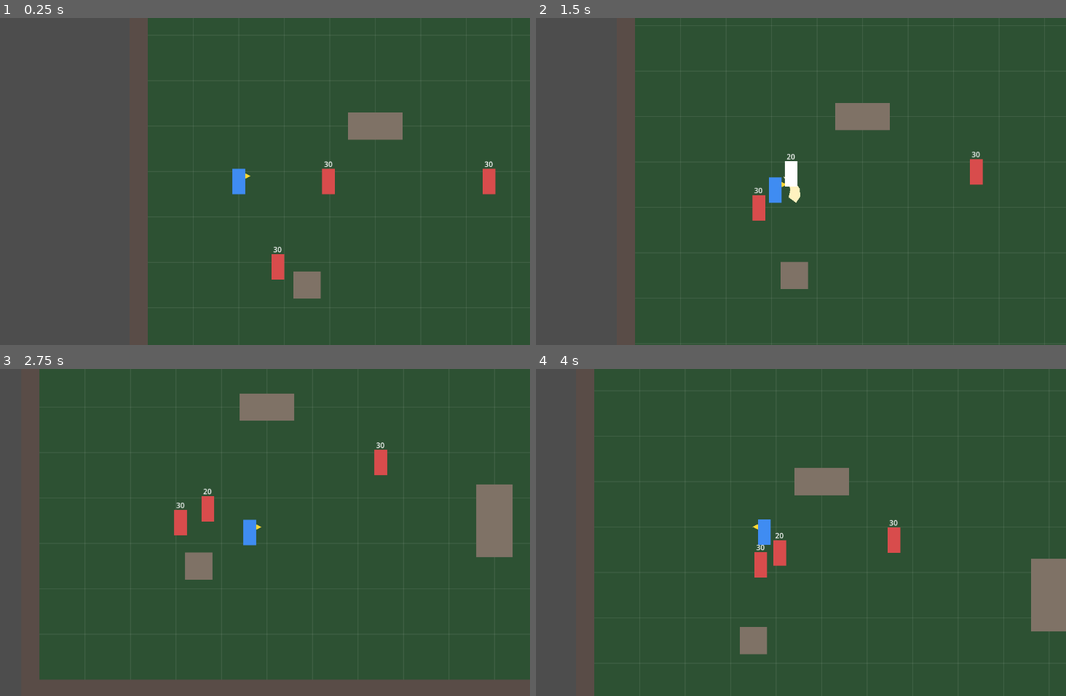
Above: before the commit, frames 1-4 (two rows, left to right).
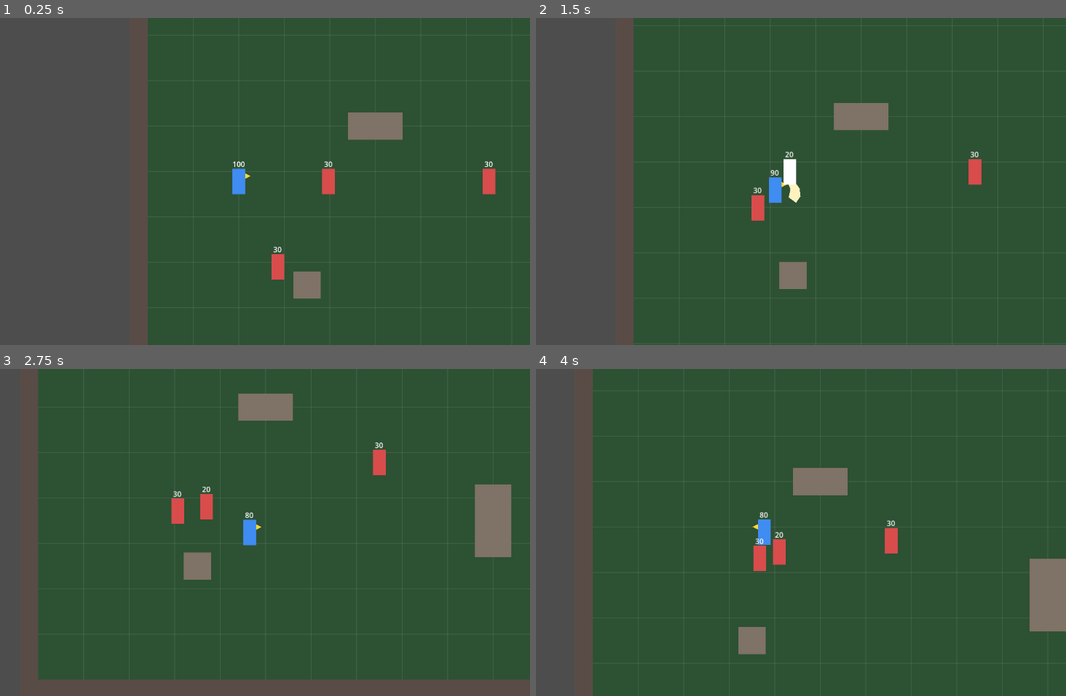
Above: after the commit, the same moments.

Repository: knc219-a11y/second-game
Game: Godot game, scene res://scenes/test_map.tscn
The game is run twice, just before and just after one commit, with the same random seed, the same clock (stepped at 60 frames per second) and the same inputs.
Inputs:
- Up to frame 1 (0.25 s): no input
- Up to frame 2 (1.5 s): hold D (move_right) 0.53-1.28 s; tap Space (attack) at 0.6, 1.35 s; hold S (move_down) from 1.28 s (still down)
- Up to frame 3 (2.75 s): release S (move_down) at 2.03 s; hold D (move_right) from 2.03 s (still down); tap Space (attack) at 2.1 s
- Up to frame 4 (4 s): release D (move_right) at 2.78 s; hold W (move_up) 2.78-3.53 s; tap Space (attack) at 2.85, 3.6 s; hold A (move_left) from 3.53 s (still down)

The runs differ from the first frame. In frame 1, less than 0.1% of the frame differs, in the area x 43-47%, y 43-46%; in frame 2, 0.6%; in frame 3, 0.9%, in the area x 7-97%, y 0-95%; in frame 4, 0.8%.

Commit message:
Enemy melee attack, Player HP, hurt flash and death
Enemy attacks (startup 0.3 / active 0.1 / recovery 0.2, cooldown 1.0s,
10 dmg) when on the Player's combat line within attack_range; stands
still while attacking; knockback cancels the swing. Player gets a
Hurtbox (layer 3 player_hurtbox), 100 HP, take_damage(amount), a short
color flash and a minimal death (input stopped, greyed out).

Co-Authored-By: Claude Opus 5.5 (1M context) <noreply@anthropic.com>
Claude-Session: https://claude.ai/code/session_018KqE66Quf3ncZRAGoVGk9L

Diff:
--- a/project.godot
+++ b/project.godot
@@ -17,6 +17,7 @@
 
 2d_physics/layer_1="world"
 2d_physics/layer_2="enemy_hurtbox"
+2d_physics/layer_3="player_hurtbox"
 
 [input]
 
--- a/scenes/enemy.tscn
+++ b/scenes/enemy.tscn
@@ -7,6 +7,9 @@
 
 [sub_resource type="RectangleShape2D" id="RectangleShape2D_hurt"]
 size = Vector2(28, 56)
+
+[sub_resource type="RectangleShape2D" id="RectangleShape2D_attack"]
+size = Vector2(40, 40)
 
 [node name="Enemy" type="CharacterBody2D"]
 motion_mode = 1
@@ -36,3 +39,20 @@
 offset_bottom = -58.0
 horizontal_alignment = 1
 text = "30"
+
+[node name="AttackPivot" type="Node2D" parent="."]
+visible = false
+
+[node name="AttackArc" type="Polygon2D" parent="AttackPivot"]
+color = Color(1, 0.55, 0.35, 1)
+polygon = PackedVector2Array(16, -48, 36, -42, 52, -28, 36, -14, 16, -8, 26, -28)
+
+[node name="Hitbox" type="Area2D" parent="AttackPivot"]
+collision_layer = 0
+collision_mask = 4
+monitoring = false
+monitorable = false
+
+[node name="CollisionShape2D" type="CollisionShape2D" parent="AttackPivot/Hitbox"]
+position = Vector2(34, -28)
+shape = SubResource("RectangleShape2D_attack")
--- a/scenes/player.tscn
+++ b/scenes/player.tscn
@@ -7,6 +7,9 @@
 
 [sub_resource type="RectangleShape2D" id="RectangleShape2D_hitbox"]
 size = Vector2(38, 58)
+
+[sub_resource type="RectangleShape2D" id="RectangleShape2D_hurt"]
+size = Vector2(28, 56)
 
 [node name="Player" type="CharacterBody2D" groups=["player"]]
 motion_mode = 1
@@ -43,6 +46,23 @@
 position = Vector2(37, -29)
 shape = SubResource("RectangleShape2D_hitbox")
 
+[node name="Hurtbox" type="Area2D" parent="."]
+collision_layer = 4
+collision_mask = 0
+monitoring = false
+
+[node name="CollisionShape2D" type="CollisionShape2D" parent="Hurtbox"]
+position = Vector2(0, -28)
+shape = SubResource("RectangleShape2D_hurt")
+
+[node name="HpLabel" type="Label" parent="."]
+offset_left = -24.0
+offset_top = -78.0
+offset_right = 24.0
+offset_bottom = -58.0
+horizontal_alignment = 1
+text = "100"
+
 [node name="Camera2D" type="Camera2D" parent="."]
 position = Vector2(0, -28)
 position_smoothing_enabled = true
--- a/scripts/enemy.gd
+++ b/scripts/enemy.gd
@@ -18,6 +18,19 @@
 @export var knockback_duration: float = 0.1
 @export var flash_duration: float = 0.08
 @export var flash_color: Color = Color(1, 1, 1, 1)
+# Melee attack: starts when standing at the combat spot beside the Player.
+# attack_cooldown is measured from one attack start to the next.
+@export var attack_damage: int = 10
+# Max horizontal distance (px) to start an attack, a bit over stop_distance so an
+# enemy jammed just outside its spot (e.g. by another enemy) can still swing.
+# Keep it under the Hitbox reach (~68 px) so a swing started in range can land.
+@export var attack_range: float = 60.0
+@export var attack_cooldown: float = 1.0
+@export var attack_startup: float = 0.3
+@export var attack_active: float = 0.1
+@export var attack_recovery: float = 0.2
+
+enum AttackPhase { NONE, STARTUP, ACTIVE, RECOVERY }
 
 var hp: int
 var knockback_dir: int = 0
@@ -27,8 +40,17 @@
 # Which side of the Player to stand on: 1 = right, -1 = left.
 var side: int = 1
 var player: Node2D
+var attack_phase: AttackPhase = AttackPhase.NONE
+var attack_time: float = 0.0
+var cooldown_left: float = 0.0
+# True once the current attack has damaged the Player (one hit per attack).
+var attack_landed: bool = false
 
 @onready var hp_label: Label = $HpLabel
+# Placeholder attack visual; scale.x is locked toward the Player at attack start.
+@onready var attack_pivot: Node2D = $AttackPivot
+# Monitoring is on only during ACTIVE.
+@onready var hitbox: Area2D = $AttackPivot/Hitbox
 @onready var body: Polygon2D = $Body
 @onready var base_color: Color = body.color
 
@@ -40,12 +62,19 @@
 
 
 func _physics_process(delta: float) -> void:
-	# Knockback takes priority: no chase movement until it ends.
+	if cooldown_left > 0.0:
+		cooldown_left -= delta
+
+	# Priority: knockback > attack > chase.
 	if knockback_time_left > 0.0:
 		var step := minf(delta, knockback_time_left)
 		knockback_time_left -= step
 		# move_and_collide so walls and other bodies stop the slide.
 		move_and_collide(Vector2(knockback_dir * knockback_distance / knockback_duration * step, 0.0))
+	elif attack_phase != AttackPhase.NONE:
+		# Stands still for the whole attack so it never slides mid-swing.
+		velocity = Vector2.ZERO
+		_update_attack(delta)
 	else:
 		_chase(delta)
 
@@ -57,7 +86,7 @@
 
 func _chase(delta: float) -> void:
 	velocity = Vector2.ZERO
-	if not is_instance_valid(player):
+	if not is_instance_valid(player) or _player_is_dead():
 		is_chasing = false
 		return
 
@@ -78,6 +107,10 @@
 	# Stopped only when on the Player's Y line and at a left/right attack distance.
 	# Lower bound (half of stop_distance) keeps it from parking right above/below the Player.
 	var on_line := absf(to_player.y) <= vertical_tolerance
+	var in_attack_range := on_line and absf(dx) <= attack_range and absf(dx) >= stop_distance * 0.5
+	if in_attack_range and cooldown_left <= 0.0:
+		_start_attack()
+		return
 	var at_side := absf(dx) <= stop_distance and absf(dx) >= stop_distance * 0.5
 	if on_line and at_side:
 		return
@@ -88,6 +121,62 @@
 	var speed := minf(move_speed, to_spot.length() / delta)
 	velocity = to_spot.normalized() * speed
 	move_and_slide()
+
+
+func _player_is_dead() -> bool:
+	return player.get("is_dead") == true
+
+
+func _start_attack() -> void:
+	attack_time = 0.0
+	attack_landed = false
+	cooldown_left = attack_cooldown
+	# Left/right only: swing toward the side the Player is on.
+	attack_pivot.scale.x = 1 if player.global_position.x >= global_position.x else -1
+	attack_pivot.visible = true
+	_set_attack_phase(AttackPhase.STARTUP)
+
+
+func _update_attack(delta: float) -> void:
+	attack_time += delta
+	if attack_time < attack_startup:
+		_set_attack_phase(AttackPhase.STARTUP)
+	elif attack_time < attack_startup + attack_active:
+		_set_attack_phase(AttackPhase.ACTIVE)
+		_apply_hit()
+	elif attack_time < attack_startup + attack_active + attack_recovery:
+		_set_attack_phase(AttackPhase.RECOVERY)
+	else:
+		_end_attack()
+
+
+func _end_attack() -> void:
+	attack_pivot.visible = false
+	_set_attack_phase(AttackPhase.NONE)
+
+
+func _set_attack_phase(phase: AttackPhase) -> void:
+	attack_phase = phase
+	hitbox.monitoring = phase == AttackPhase.ACTIVE
+	# Placeholder look per phase: faint wind-up, solid swing, dim recovery.
+	match phase:
+		AttackPhase.STARTUP:
+			attack_pivot.modulate = Color(1, 1, 1, 0.3)
+		AttackPhase.ACTIVE:
+			attack_pivot.modulate = Color(1, 1, 1, 1)
+		AttackPhase.RECOVERY:
+			attack_pivot.modulate = Color(0.6, 0.6, 0.6, 0.45)
+
+
+func _apply_hit() -> void:
+	if attack_landed:
+		return
+	for area in hitbox.get_overlapping_areas():
+		var target := area.get_parent()
+		if target.has_method("take_damage"):
+			target.take_damage(attack_damage)
+			attack_landed = true
+			return
 
 
 # direction: 1 = right, -1 = left, 0 = no knockback.
@@ -103,5 +192,8 @@
 	flash_time_left = flash_duration
 
 	if direction != 0 and knockback_duration > 0.0:
+		# Knockback interrupts the attack; the cooldown keeps running.
+		if attack_phase != AttackPhase.NONE:
+			_end_attack()
 		knockback_dir = direction
 		knockback_time_left = knockback_duration
--- a/scripts/player.gd
+++ b/scripts/player.gd
@@ -9,6 +9,11 @@
 @export var attack_damage: int = 10
 # Brief global freeze when an attack lands (real-time seconds).
 @export var hitstop_duration: float = 0.05
+@export var max_hp: int = 100
+# Brief color flash when hit by an enemy (no hitstop/knockback on the Player).
+@export var hurt_flash_duration: float = 0.1
+@export var hurt_flash_color: Color = Color(1, 0.35, 0.35, 1)
+@export var dead_color: Color = Color(0.3, 0.3, 0.3, 1)
 
 enum AttackPhase { NONE, STARTUP, ACTIVE, RECOVERY }
 
@@ -20,15 +25,32 @@
 # Enemies already hit by the current attack (one hit per enemy per attack).
 var hit_targets: Array[Node] = []
 var in_hitstop: bool = false
+var hp: int
+var is_dead: bool = false
+var hurt_flash_left: float = 0.0
 
 @onready var visual: Node2D = $Visual
 # Placeholder attack visual. Its direction is locked to facing when the attack starts.
 @onready var attack_pivot: Node2D = $AttackPivot
 # Monitoring is on only during ACTIVE.
 @onready var hitbox: Area2D = $AttackPivot/Hitbox
+@onready var body: Polygon2D = $Visual/Body
+@onready var base_color: Color = body.color
+# Test readout only, not a HUD.
+@onready var hp_label: Label = $HpLabel
+
+
+func _ready() -> void:
+	hp = max_hp
+	hp_label.text = str(hp)
 
 
 func _physics_process(delta: float) -> void:
+	if hurt_flash_left > 0.0:
+		hurt_flash_left -= delta
+		if hurt_flash_left <= 0.0:
+			body.color = base_color
+
 	var input := Vector2(
 		Input.get_axis("move_left", "move_right"),
 		Input.get_axis("move_up", "move_down")
@@ -114,6 +136,32 @@
 	Engine.time_scale = 1.0
 
 
+func take_damage(amount: int) -> void:
+	if is_dead:
+		return
+	hp = maxi(hp - amount, 0)
+	hp_label.text = str(hp)
+	print("Player HP: %d" % hp)
+	if hp <= 0:
+		_die()
+		return
+	body.color = hurt_flash_color
+	hurt_flash_left = hurt_flash_duration
+
+
+func _die() -> void:
+	is_dead = true
+	print("Player died")
+	# Minimal death: stop input/movement, cancel any attack, stop taking hits.
+	set_physics_process(false)
+	velocity = Vector2.ZERO
+	attack_pivot.visible = false
+	_set_attack_phase(AttackPhase.NONE)
+	$Hurtbox.set_deferred("monitorable", false)
+	hurt_flash_left = 0.0
+	body.color = dead_color
+
+
 func _exit_tree() -> void:
 	# Never leave the game frozen if the player is removed mid-hitstop.
 	if in_hitstop:
Not shown: 1 places in scenes/enemy.tscn that only renumber resources
Not shown: 1 places in scenes/player.tscn that only renumber resources
